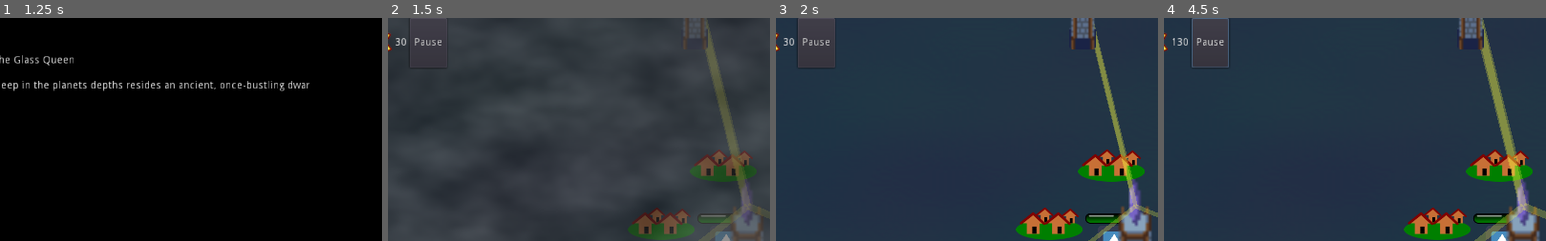
Above: before the commit, frames 1-4 (left to right).
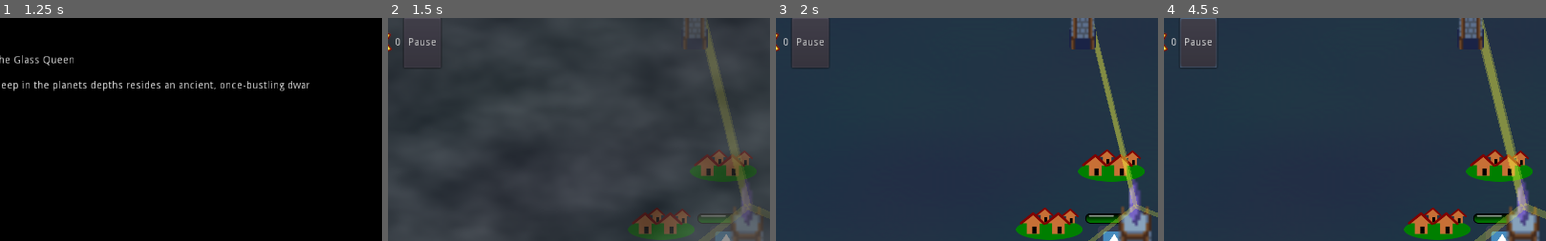
Above: after the commit, the same moments.

Repository: smclaughlan/GWJ52
Game: Godot game, scene res://Main.tscn
Same seed, same stepped clock (60 frames per second), same inputs: the game is played once before the commit and once after it. The engine's default icon, where the game draws it, is replaced by a stand-in: a white triangle on a blue panel in a dark square.
Inputs (mouse positions are % of the whole screen's width and height, from its top left):
- Up to frame 1 (1.25 s): click "Play" at 0.5 s
- Up to frame 2 (1.5 s): click "Begin: Protect The Chandelier" at 1.25 s
- Up to frame 3 (2 s): no input
- Up to frame 4 (4.5 s): click (39, 94) at 2.02 s; click "Pause" at 2.75 s; click "Free Money!" at 3.5 s; click "Resume" at 4.25 s
The pictures show only the part of the screen within x 6-56%, y 0-50%; the shares and areas given below are measured in that part.

Frame 1 is identical in both runs. In frame 2, 0.2% of the frame differs, in the area x 2-16%, y 0-17%; in frame 3, 0.7%; in frame 4, 1.2%, in the area x 2-17%, y 0-23%.

Commit message:
Changed the name of variable `sun` into `amount`
Signed-off-by: rcsira <sirarenz@gmail.com>

Diff:
--- a/GodotProject/Scenes/Resources/Currency.gd
+++ b/GodotProject/Scenes/Resources/Currency.gd
@@ -1,25 +1,23 @@
-"""
-Tracks currency
-"""
+class_name Currency
 extends Node
-
-const STARTING_AMOUNT = 30
 
 signal resource_changed
 
 # Base currency. Change the name if we must.
-var sun: int = 0
+var amount: int = 0
+
+export var starting_amount := 30
 
 func _ready() -> void:
 	Global.currency_tracker = self
-	var _err = connect("resource_changed", Global.hud, "update_sun")
-	update_amount(STARTING_AMOUNT)
+	var _err = connect("resource_changed", Global.hud, "update_amount")
+	update_amount(starting_amount)
 
 
 func update_amount(new_amount: int = 1) -> void:
-	sun += new_amount
-	emit_signal("resource_changed", sun)
+	amount += new_amount
+	emit_signal("resource_changed", amount)
 
 
 func get_amount() -> int:
-	return sun
+	return amount
